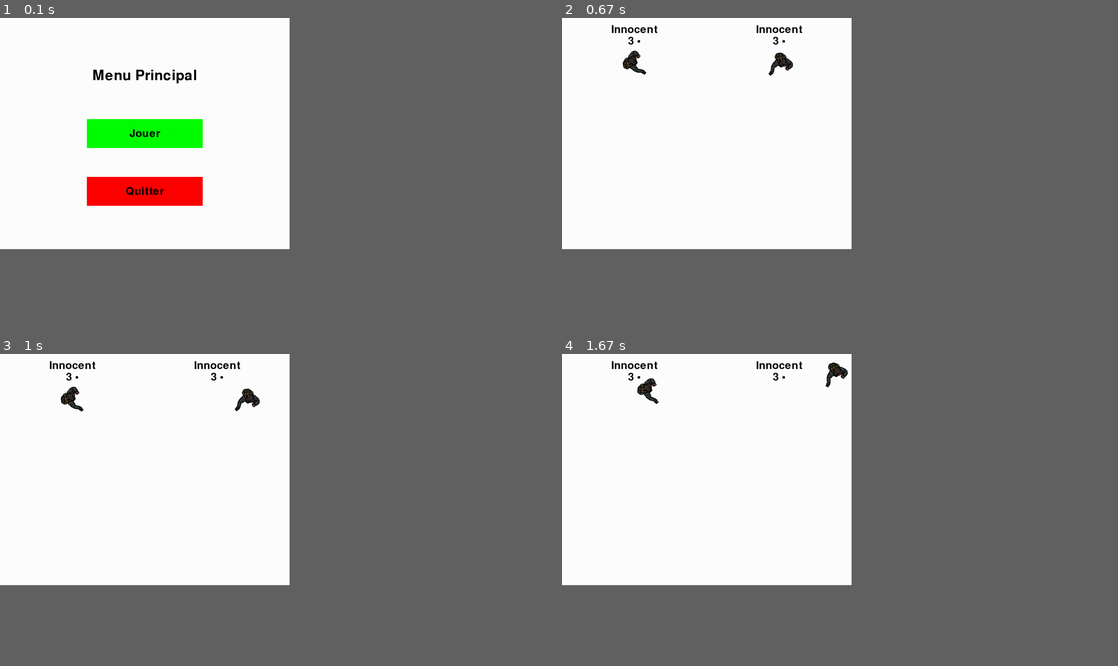
Above: before the commit, frames 1-4 (two rows, left to right).
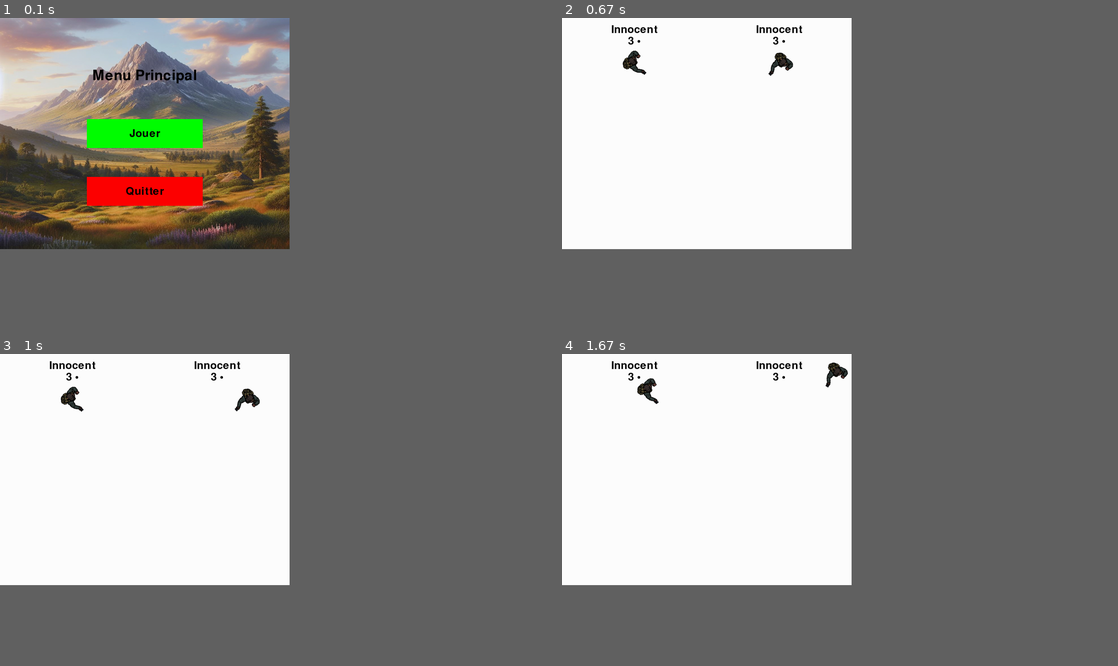
Above: after the commit, the same moments.

Repository: FoxBad/MURDER
Game: pygame game, started from main.py
Two runs of this game, one before a commit and one after it. Both use one fixed random seed, a clock stepped at 60 frames per second and the inputs below.
Inputs (mouse positions are in pixels of both pictures, inside the frame that each line leads up to):
- Up to frame 1 (0.1 s): no input
- Up to frame 2 (0.67 s): click (706, 133) at 0.38 s
- Up to frame 3 (1 s): hold Right from 0.67 s (still down); move the mouse to (144, 485) at 0.7 s
- Up to frame 4 (1.67 s): release Right at 1.13 s; hold Up 1.17-1.47 s; move the mouse to (639, 472) at 1.2 s; tap Z at 1.23, 1.57 s; hold Right from 1.5 s (still down); hold D from 1.5 s (still down); move the mouse to (734, 519) at 1.53 s

The runs differ from the first frame. In frame 1, 34% of the frame differs, in the area x 0-53%, y 0-75%; in frame 2, nothing differs; in frame 3, nothing differs; in frame 4, nothing differs.

Commit message:
ac*d cha

Diff:
--- a/main.py
+++ b/main.py
@@ -5,7 +5,7 @@
 import sys, os, math, random
 import pygame
 from pygame.locals import *
-
+from PIL import Image, ImageFilter
 
 #-------------------------------INIT-----------------------------
 
@@ -184,13 +184,21 @@
 pygame.display.set_caption("Murder")
 
 ino = pygame.image.load(os.path.join("assets", "ino.png"))
+
 detect = pygame.image.load(os.path.join("assets", "detect.png"))
+
 murder = pygame.image.load(os.path.join("assets", "murder.png"))
+
 settings = pygame.image.load(os.path.join("assets", "settings.png"))
+settings = pygame.transform.scale(settings, (75, 75))
+
+
+
+
 sector = pygame.image.load(os.path.join("assets", "sector.png"))
 sector = pygame.transform.scale(sector, (100, 100))
 sector  = pygame.transform.rotate(sector, 300)
-settings = pygame.transform.scale(settings, (75, 75))
+
 
 players = []
 
@@ -222,7 +230,11 @@
 
 def main_menu():
     while True:
-        screen.fill(WHITE)
+
+        fond = pygame.image.load(os.path.join("assets", "fond.jpg"))
+        fond = pygame.transform.scale(fond,(ws,hs))
+        screen.blit(fond, fond.get_rect())
+
         draw_text("Menu Principal", pygame.font.Font(None, 72), BLACK, screen, ws // 2, hs // 4)
 
         mx, my = pygame.mouse.get_pos()
Binary file added: assets/fond.jpg
